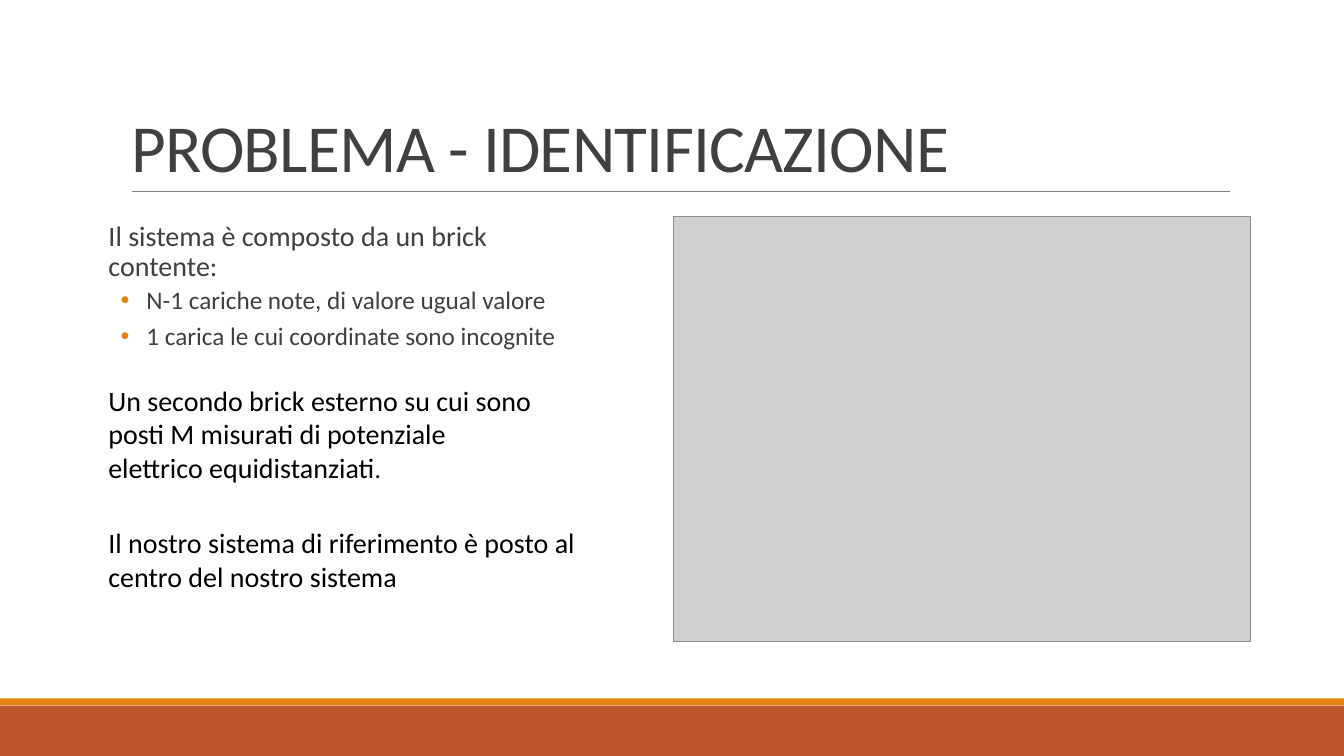
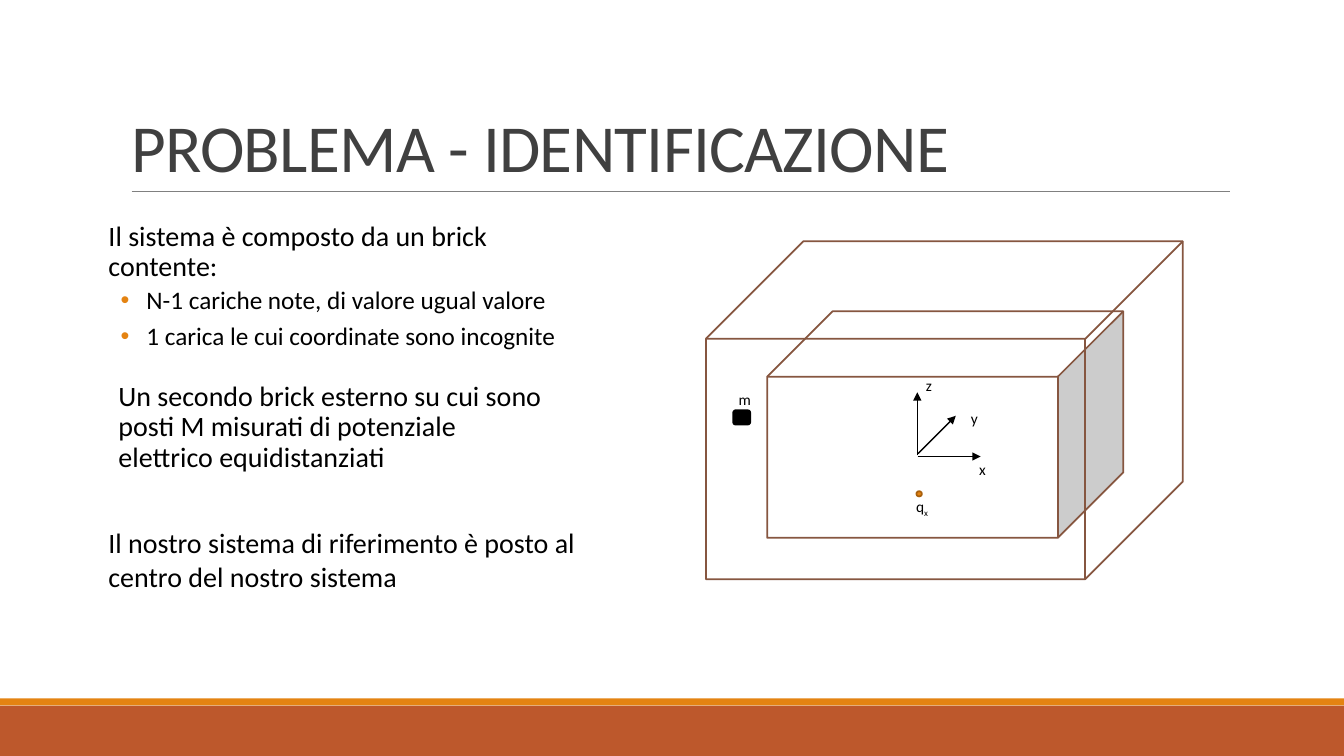
Before and after one commit to baldimario/Simplex, a slide deck: slide 2 of IDENTICAZIONE SISTEMA DI CARICHE PUNTIFORMI DA MISURE DI.pptx. Drawn at 1344x756 pixels with LibreOffice and Linux fonts; fonts in the diff are those of the drawing; grey boxes stand for pictures. Boxes give left, top, right and bottom in pixels: in the first picture for what was removed or moved away, otherwise in the second. Text is boxed around its words. In the diff, an @@ line names an element or a change of style, - is before the commit and + after.

```diff
--- a/IDENTICAZIONE SISTEMA DI CARICHE PUNTIFORMI DA MISURE DI.pptx
+++ b/IDENTICAZIONE SISTEMA DI CARICHE PUNTIFORMI DA MISURE DI.pptx
@@ text "Il sistema è composto da ..." at box(108, 226, 555, 350): text colour #404040 to #000000 @@
@@ picture removed at box(674, 217, 1251, 641) @@
@@ cube added at box(706, 241, 1183, 579), outline #865640 1.25 pt @@
@@ cube added at box(767, 312, 1123, 538), fill #FFFFFF, outline #865640 1.25 pt @@
@@ text at box(118, 386, 541, 472): text changed @@
-Un secondo brick esterno su cui sono posti M misurati di potenziale elettrico equidistanziati.
+  Un secondo brick esterno su cui sono posti M misurati di potenziale elettrico equidistanziati
@@ text added at box(926, 383, 932, 391), 11 pt, text #000000 @@
+z
@@ rounded rectangle added at box(733, 410, 750, 424), fill #000000, outline #000000 1.25 pt @@
@@ text added at box(739, 397, 751, 410), 11 pt, text #000000 @@
+m
@@ arrow added from (918, 456) to (918, 392), #000000 1 pt @@
@@ arrow added from (919, 454) to (956, 415), #000000 1 pt @@
@@ text added at box(971, 416, 978, 427), 11 pt, text #000000 @@
+y
@@ arrow added from (918, 457) to (981, 457), #000000 1 pt @@
@@ text added at box(979, 467, 986, 475), 11 pt, text #000000 @@
+x
@@ text added at box(906, 491, 942, 520), 11 pt, text #000000 @@
+qx
@@ ellipse added at box(917, 491, 922, 496), fill #E48312, outline #A9610D 1.25 pt @@
```
Also in this commit, not shown: 7 other slides changed, 3 slides added, 2 slides removed, 2 other files.
